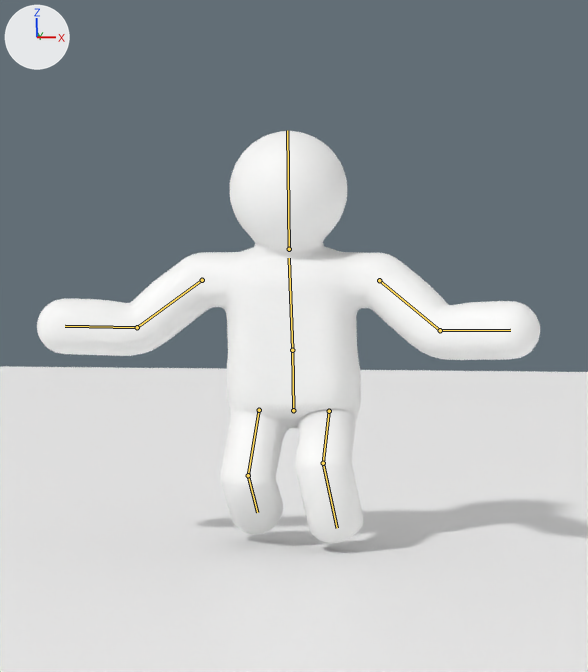
Before and after pictures for a commit that changed the Blender file blender/character.blend.
Rendered twice from the file's camera 'Camera'. The lights are fixed; the arrows at upper left show +X, +Y and +Z. The older version comes first. Both versions are drawn at frame 28 of the action 'SwimIdle'; the numbers are the values there. The bones that change, and the others that lie on the model, are drawn over the model as lines.

Objects in the first picture: 'Character', 'Ground'.
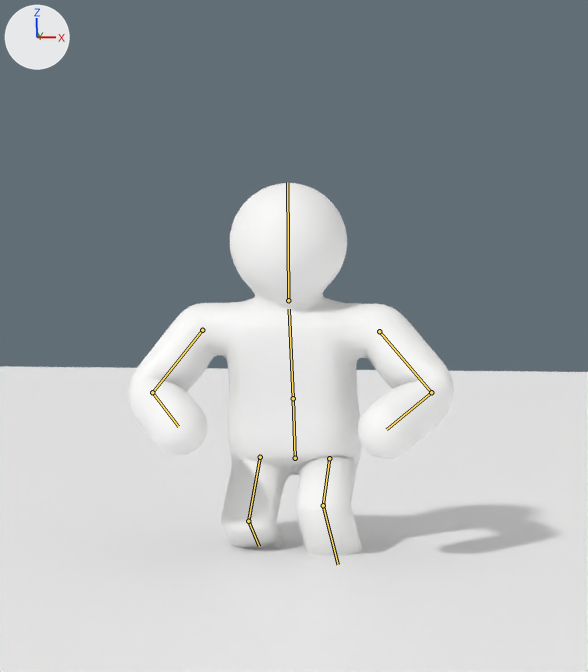
Boxes [x1, y1, x2, y2] around the edits, measured in the pictures (588 x 672 px):
'Character', posed (35% narrower, 10% shorter): before [37, 131, 540, 543]; after [128, 183, 454, 555]
bone 'hips', root to tip: before (293, 410) to (292, 350); after (295, 458) to (293, 398)
bone 'spine', root to tip: before (292, 350) to (289, 258); after (293, 398) to (289, 309)
bone 'head', root to tip: before (289, 249) to (287, 130); after (288, 300) to (287, 182)
bone 'upper_arm.R', root to tip: before (202, 280) to (137, 327); after (202, 330) to (152, 392)
bone 'forearm.R', root to tip: before (137, 327) to (65, 326); after (152, 392) to (178, 426)
bone 'upper_arm.L', root to tip: before (379, 280) to (440, 330); after (379, 331) to (431, 392)
bone 'forearm.L', root to tip: before (440, 330) to (510, 330); after (431, 392) to (386, 429)
bone 'thigh.R', root to tip: before (259, 410) to (248, 475); after (260, 457) to (248, 521)
bone 'shin.R', root to tip: before (248, 475) to (257, 512); after (248, 521) to (259, 546)
bone 'thigh.L', root to tip: before (329, 411) to (323, 463); after (329, 458) to (323, 505)
bone 'shin.L', root to tip: before (323, 463) to (337, 528); after (323, 505) to (338, 564)

The change in detail:
Bone 'hips' (bone_hips) moves from (0.0, -0.089, 0.0) to (0.0, -0.309, -0.04).
Bone 'hips' (bone_hips) turns from (8, -3, 0) to (10, -3, 0) degrees about its own x, y and z.
Bone 'spine' (bone_spine) turns from (3, 0, 0) to (4, 0, 0) degrees about its own x, y and z.
Bone 'head' (bone_head) turns from (-8, 0, 0) to (-12, 0, 0) degrees about its own x, y and z.
Bone 'upper_arm.R' (bone_upper_arm_r) turns from (20, -1, 4) to (30, -5, 17) degrees about its own x, y and z.
Bone 'forearm.R' (bone_forearm_r) turns from (-2, -1, -38) to (65, -19, 30) degrees about its own x, y and z.
Bone 'upper_arm.L' (bone_upper_arm_l) turns from (21, 1, -4) to (23, 3, -13) degrees about its own x, y and z.
Bone 'forearm.L' (bone_forearm_l) turns from (-1, 0, 38) to (68, 23, -33) degrees about its own x, y and z.
Bone 'thigh.R' (bone_thigh_r) turns from (42, 1, -3) to (47, 1, -3) degrees about its own x, y and z.
Bone 'shin.R' (bone_shin_r) turns from (-88, -1, -1) to (-99, -2, -2) degrees about its own x, y and z.
Bone 'thigh.L' (bone_thigh_l) turns from (61, -2, 3) to (69, -2, 2) degrees about its own x, y and z.
Bone 'shin.L' (bone_shin_l) turns from (-83, 3, 3) to (-94, 5, 4) degrees about its own x, y and z.
